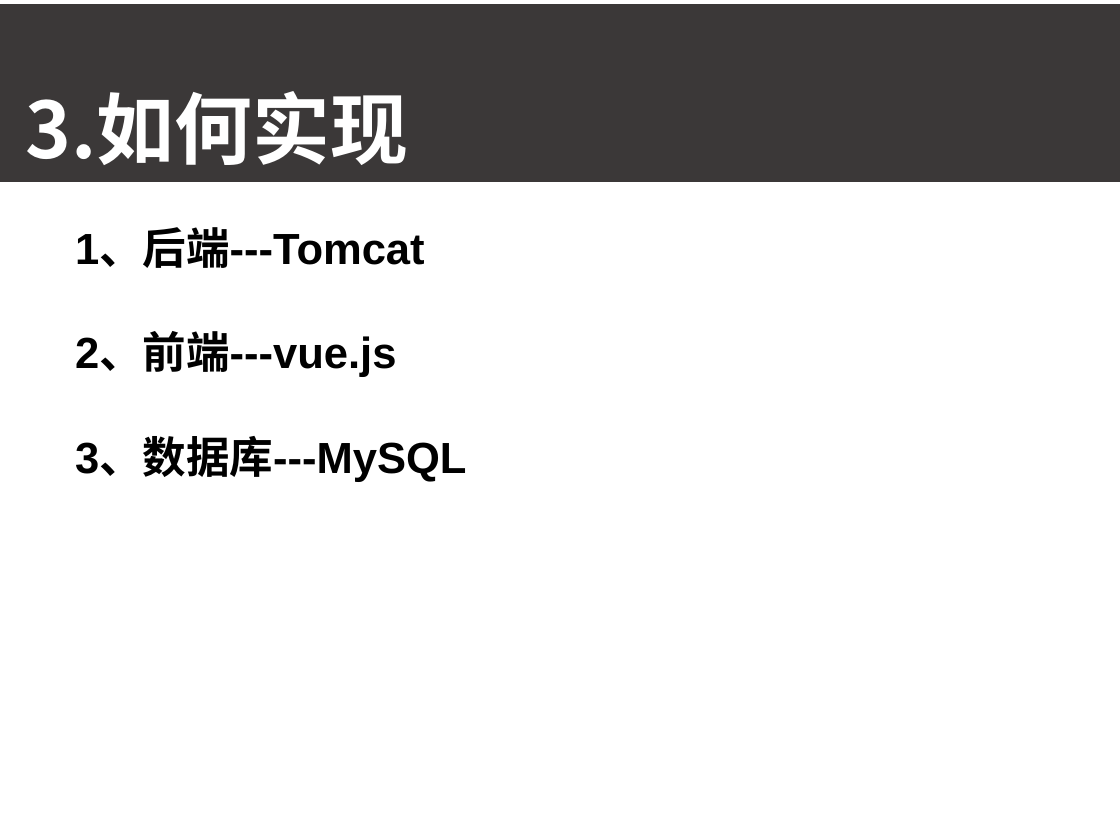
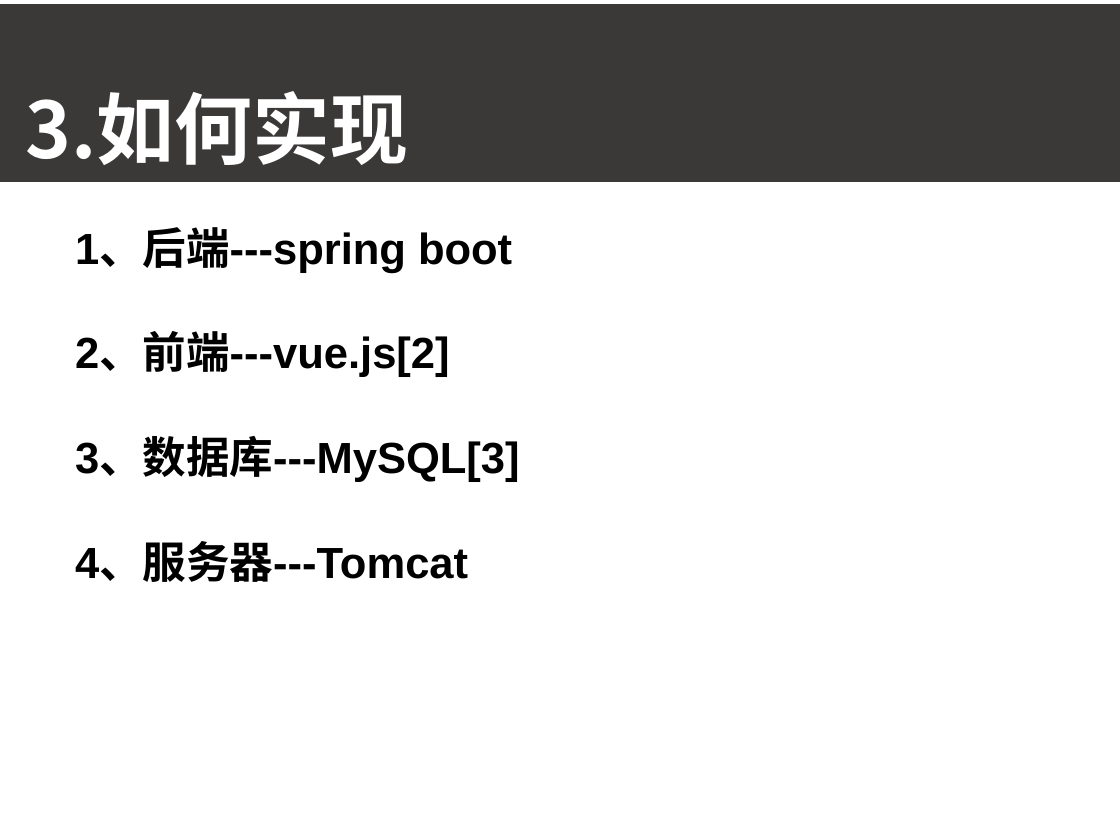
Before and after one commit to ConstanTWT/SE2020-G01, a slide deck: slide 9 of PPT/G01小组项目介绍(1.2）PPT.pptx. Drawn at 1120x840 pixels with LibreOffice and Linux fonts; fonts in the diff are those of the drawing. Boxes give left, top, right and bottom in pixels: in the first picture for what was removed or moved away, otherwise in the second. Text is boxed around its words. In the diff, an @@ line names an element or a change of style, - is before the commit and + after.

```diff
--- a/PPT/G01小组项目介绍(1.2）PPT.pptx
+++ b/PPT/G01小组项目介绍(1.2）PPT.pptx
@@ text at box(75, 229, 520, 582): text changed @@
-1、后端---Tomcat
-2、前端---vue.js
-3、数据库---MySQL
+1、后端---spring boot
+2、前端---vue.js[2]
+3、数据库---MySQL[3]
+4、服务器---Tomcat
```
Also in this commit, not shown: 3 other slides changed.
